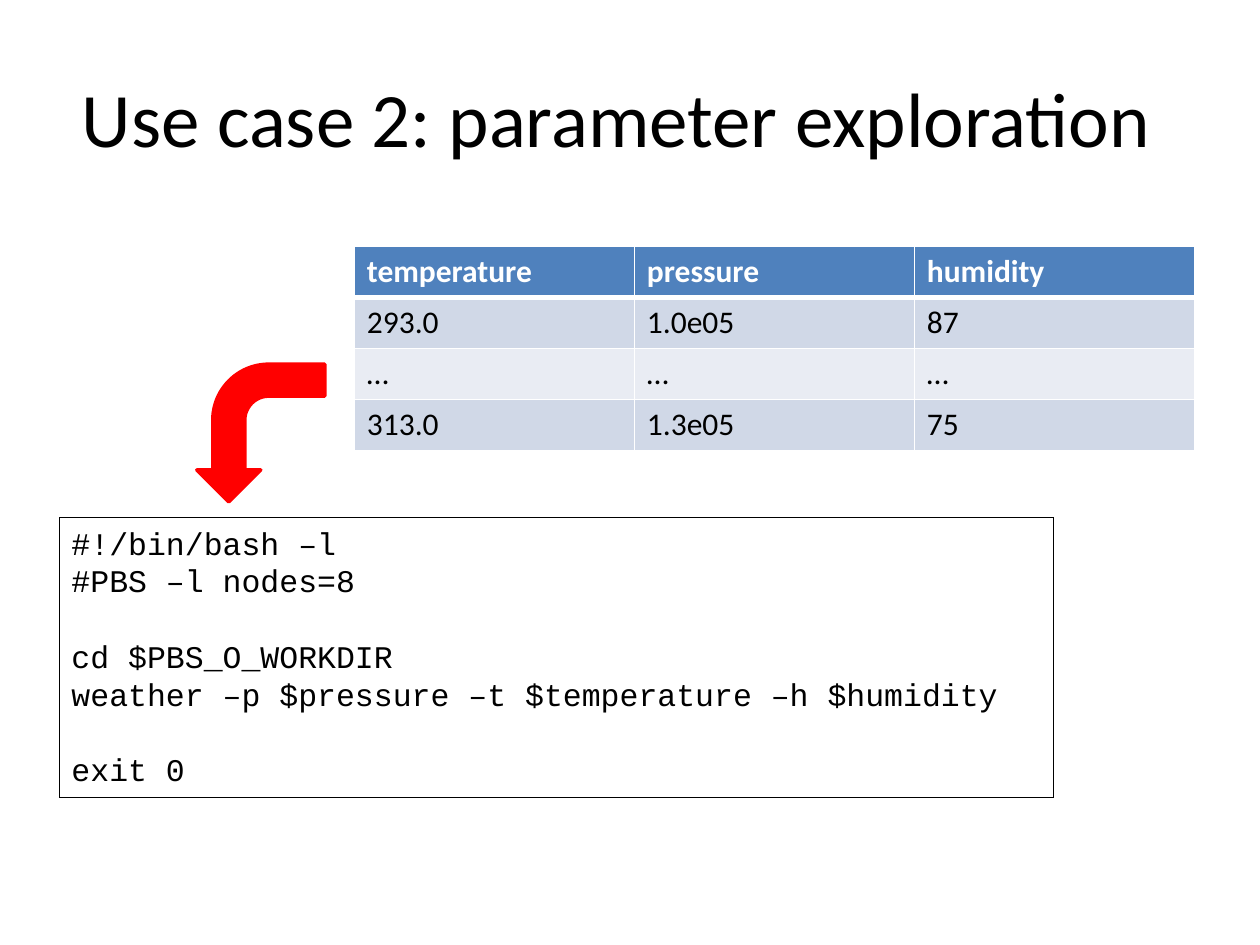
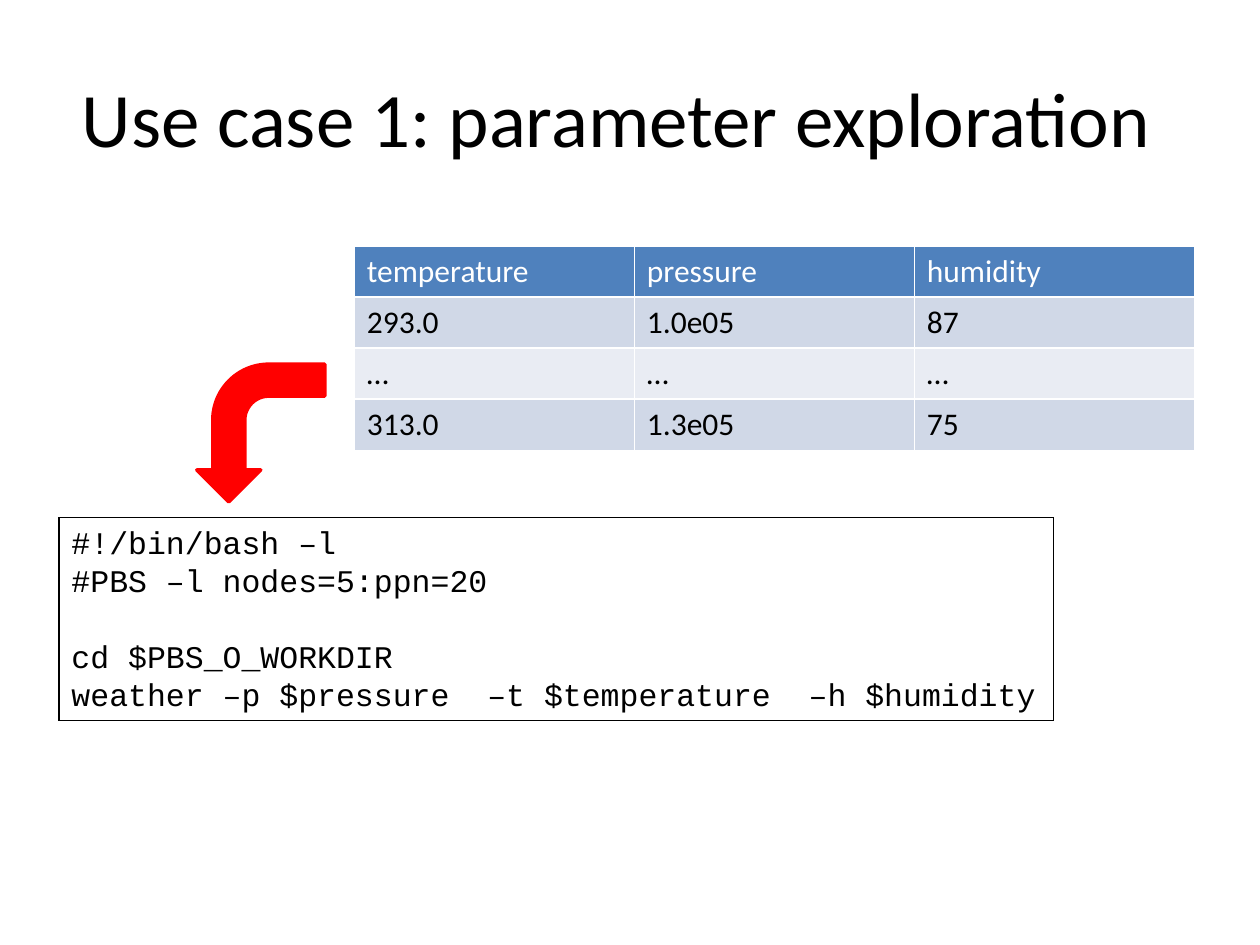
Before and after one commit to gjbex/worker, a slide deck: slide 3 of doc/worker.pptx. Drawn at 1260x945 pixels with LibreOffice and Linux fonts; fonts in the diff are those of the drawing. Boxes give left, top, right and bottom in pixels: in the first picture for what was removed or moved away, otherwise in the second. Text is boxed around its words. In the diff, an @@ line names an element or a change of style, - is before the commit and + after.

```diff
--- a/doc/worker.pptx
+++ b/doc/worker.pptx
@@ title at (82,93,1150,160): text changed @@
-Use case 2: parameter exploration
+Use case 1: parameter exploration
@@ table at (354,246,1193,450) @@
@@ bold off in "temperature", "pressure", "humidity" @@
@@ rectangle "#!/bin/bash –l": place and size @@
-rectangle "#!/bin/bash –l" at (59,518,1053,798)
+rectangle "#!/bin/bash –l" at (59,518,1053,722)
@@ text in rectangle at (71,570,488,599): text changed @@
-#PBS –l nodes=8
+#PBS –l nodes=5:ppn=20
@@ text in rectangle at (71,759,185,782): paragraph removed @@
-exit 0
```
Also in this commit, not shown: 8 other slides changed, 18 slides added.
